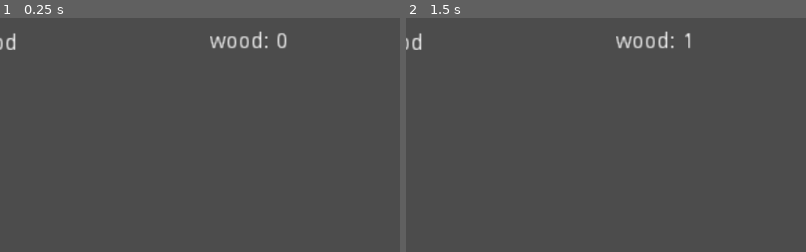
Above: before the commit, frames 1-2 (left to right).
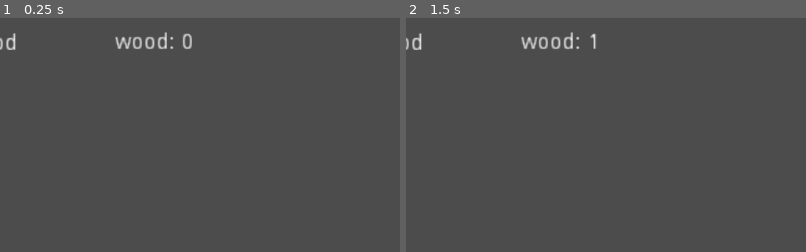
Above: after the commit, the same moments.

Repository: JacoDepa/From-the-Origin
Game: Godot game, scene res://Home.tscn
Same seed, same stepped clock (60 frames per second), same inputs: the game is played once before the commit and once after it. Before the commit the project starts from res://screen1.tscn.
Inputs (mouse positions are % of the whole screen's width and height, from its top left):
- Up to frame 1 (0.25 s): no input
- Up to frame 2 (1.5 s): tap Enter at 0.5 s; move the mouse to (10, 6) at 0.52 s; click (10, 6) at 0.67 s; tap Space at 1.25 s; move the mouse to (30, 55) at 1.27 s; click (30, 55) at 1.42 s
The pictures show only the part of the screen within x 15-65%, y 0-50%; the shares and areas given below are measured in that part.

The runs differ from the first frame. In frame 1, 1.1% of the frame differs, in the area x 28-72%, y 5-14%; in frame 2, 1.0%.

Commit message:
removed pay food and added construction lab on screen

Diff:
--- a/screen1.tscn
+++ b/Home.tscn
@@ -21,8 +21,14 @@
 
 [sub_resource type="RectangleShape2D" id=7]
 
+[sub_resource type="RectangleShape2D" id=8]
+extents = Vector2( 143.254, 31.6895 )
+
 [node name="Node" type="Node"]
 script = ExtResource( 1 )
+__meta__ = {
+"_edit_horizontal_guides_": [ -24.7378 ]
+}
 
 [node name="gather_wood" type="Area2D" parent="."]
 editor/display_folded = true
@@ -43,10 +49,10 @@
 text = "gather wood"
 
 [node name="nwood" type="RichTextLabel" parent="."]
-margin_left = 425.455
-margin_top = 16.5262
-margin_right = 539.455
-margin_bottom = 34.5262
+margin_left = 303.974
+margin_top = 17.8185
+margin_right = 417.974
+margin_bottom = 35.8185
 rect_scale = Vector2( 2, 2 )
 text = "wood: 0"
 
@@ -70,10 +76,10 @@
 shape = SubResource( 2 )
 
 [node name="nstone" type="RichTextLabel" parent="."]
-margin_left = 426.545
-margin_top = 61.9649
-margin_right = 542.545
-margin_bottom = 78.9649
+margin_left = 305.064
+margin_top = 63.2572
+margin_right = 421.064
+margin_bottom = 80.2572
 rect_scale = Vector2( 2, 2 )
 text = "stone: 0"
 
@@ -97,18 +103,18 @@
 text = "build hut (50 wood)"
 
 [node name="nhut" type="RichTextLabel" parent="."]
-margin_left = 426.545
-margin_top = 104.965
-margin_right = 542.545
-margin_bottom = 124.965
+margin_left = 305.064
+margin_top = 106.257
+margin_right = 421.064
+margin_bottom = 126.257
 rect_scale = Vector2( 2, 2 )
 text = "hut: 0"
 
 [node name="npopulation" type="RichTextLabel" parent="."]
-margin_left = 427.0
-margin_top = 145.0
-margin_right = 548.0
-margin_bottom = 164.0
+margin_left = 305.519
+margin_top = 146.292
+margin_right = 426.519
+margin_bottom = 165.292
 rect_scale = Vector2( 2, 2 )
 text = "population : 0"
 
@@ -132,16 +138,16 @@
 text = "gather food"
 
 [node name="nfood" type="RichTextLabel" parent="."]
-margin_left = 426.545
-margin_top = 186.965
-margin_right = 539.545
-margin_bottom = 208.965
+margin_left = 305.064
+margin_top = 188.257
+margin_right = 418.064
+margin_bottom = 210.257
 rect_scale = Vector2( 2, 2 )
 text = "food: 0"
 
 [node name="lumberjack+" type="Area2D" parent="."]
 editor/display_folded = true
-position = Vector2( 961.021, 29.4136 )
+position = Vector2( 734.86, 30.706 )
 __meta__ = {
 "_edit_group_": true
 }
@@ -160,7 +166,7 @@
 
 [node name="lumberjack-" type="Area2D" parent="."]
 editor/display_folded = true
-position = Vector2( 1001.43, 30.0024 )
+position = Vector2( 775.269, 31.2948 )
 __meta__ = {
 "_edit_group_": true
 }
@@ -177,16 +183,16 @@
 text = "_"
 
 [node name="nlumberjack" type="Label" parent="."]
-margin_left = 735.119
-margin_top = 17.6227
-margin_right = 822.119
-margin_bottom = 31.6227
+margin_left = 508.958
+margin_top = 18.9151
+margin_right = 595.958
+margin_bottom = 32.9151
 rect_scale = Vector2( 2, 2 )
 text = "lumberjack: 0"
 
 [node name="stone_gatherer+" type="Area2D" parent="."]
 editor/display_folded = true
-position = Vector2( 969.183, 70.2245 )
+position = Vector2( 743.022, 71.5169 )
 __meta__ = {
 "_edit_group_": true
 }
@@ -205,7 +211,7 @@
 
 [node name="stone_gatherer-" type="Area2D" parent="."]
 editor/display_folded = true
-position = Vector2( 1009.12, 70.0618 )
+position = Vector2( 782.959, 71.3542 )
 __meta__ = {
 "_edit_group_": true
 }
@@ -222,16 +228,16 @@
 text = "_"
 
 [node name="nstone_gatherer" type="Label" parent="."]
-margin_left = 733.759
-margin_top = 59.794
-margin_right = 842.759
-margin_bottom = 73.794
+margin_left = 507.598
+margin_top = 61.0864
+margin_right = 616.598
+margin_bottom = 75.0864
 rect_scale = Vector2( 2, 2 )
 text = "stone gatherer: 0"
 
 [node name="farmer+" type="Area2D" parent="."]
 editor/display_folded = true
-position = Vector2( 889.697, 117.46 )
+position = Vector2( 663.536, 118.752 )
 __meta__ = {
 "_edit_group_": true
 }
@@ -249,7 +255,7 @@
 
 [node name="farmer-" type="Area2D" parent="."]
 editor/display_folded = true
-position = Vector2( 932.346, 117.878 )
+position = Vector2( 706.185, 119.17 )
 __meta__ = {
 "_edit_group_": true
 }
@@ -266,12 +272,32 @@
 text = "_"
 
 [node name="nfarmer" type="RichTextLabel" parent="."]
-margin_left = 734.746
-margin_top = 105.073
-margin_right = 801.746
-margin_bottom = 123.073
+margin_left = 508.585
+margin_top = 106.365
+margin_right = 575.585
+margin_bottom = 124.365
 rect_scale = Vector2( 2, 2 )
 text = "farmer: 0"
+
+[node name="constructionLab" type="Area2D" parent="."]
+editor/display_folded = true
+position = Vector2( 125.386, 216.274 )
+__meta__ = {
+"_edit_group_": true
+}
+
+[node name="CollisionShape2D" type="CollisionShape2D" parent="constructionLab"]
+position = Vector2( 29.1903, 0.663391 )
+shape = SubResource( 8 )
+
+[node name="Label" type="Label" parent="constructionLab"]
+margin_left = -109.464
+margin_top = -27.8635
+margin_right = 28.5363
+margin_bottom = 3.13651
+rect_scale = Vector2( 2, 2 )
+text = "Construction Lab
+(500 wood, 150 stone)"
 
 [connection signal="input_event" from="gather_wood" to="." method="_on_gather_wood_input_event"]
 [connection signal="input_event" from="gather_stone" to="." method="_on_gather_stone_input_event"]
@@ -285,3 +311,4 @@
 [connection signal="input_event" from="stone_gatherer-" to="." method="_on_stone_gatherer_min_input_event"]
 [connection signal="input_event" from="farmer+" to="." method="_on_farmer_input_event"]
 [connection signal="input_event" from="farmer-" to="." method="_on_farmer_min_input_event"]
+[connection signal="input_event" from="constructionLab" to="." method="_on_constructionLab_input_event"]
--- a/project.godot
+++ b/project.godot
@@ -16,7 +16,7 @@
 [application]
 
 config/name="clicker"
-run/main_scene="res://screen1.tscn"
+run/main_scene="res://Home.tscn"
 config/icon="res://icon.png"
 
 [input]
--- a/test.gd
+++ b/test.gd
@@ -21,10 +21,12 @@
 onready var can_gather_stone = true
 onready var can_gather_food = true
 
+"""
 #food timer
 onready var food_pay_timer = null
-onready var food_pay_delay = 2500
+onready var food_pay_delay = 10
 onready var time_to_pay_food = true
+"""
 
 #Buttons
 onready var gather_stone = get_node("gather_stone")
@@ -56,6 +58,8 @@
 onready var farmer_min = get_node("farmer-")
 onready var nfarmer = get_node("nfarmer")
 
+#Buildings
+onready var construction_lab = get_node("constructionLab")
 
 func _ready():
 
@@ -80,12 +84,14 @@
 	timerFood.connect("timeout", self, "on_timeout_complete_food")
 	add_child(timerFood)
 
+	"""
 	#time to pay food timer
 	food_pay_timer = Timer.new()
 	food_pay_timer.set_one_shot(true)
 	food_pay_timer.set_wait_time(food_pay_delay)
 	food_pay_timer.connect("time_to_pay_food", self, "time_to_pay_food")
 	add_child(food_pay_timer)
+	"""
 
 	#makes works and workes num non visible
 	lumberjack_plus.visible = false
@@ -111,15 +117,20 @@
 	num_lumberjack.visible = false
 	num_stone_gatherer.visible = false
 	num_farmer.visible = false
+
+	#makes buildings non visible
+	construction_lab.visible = false
+
+
 	pass
 
 
-
+"""
 #activate time to pay food
 func time_to_pay_food():
 	time_to_pay_food = true
 	auto_pay_food()
-
+"""
 
 
 #activate wood auto gather
@@ -155,10 +166,16 @@
 	#make buttons visible when wood >= 20
 	if wood >= 20:
 		gather_stone.visible = true
+		num_stone.visible = true
+	if wood >= 50:
 		build_hut.visible = true
-		num_stone.visible = true
 		num_pop.visible = true
 		num_hut.visible = true
+
+	#makes buildings visible
+	if stone >= 75 and wood >= 150:
+		construction_lab.visible = true
+
 	pass # Replace with function body.
 
 
@@ -170,6 +187,10 @@
 		if event.is_pressed():
 			stone += 1
 			num_stone.text = str("stone: ", stone)
+
+	#makes buildings visible
+	if stone >= 75 and wood >= 150:
+		construction_lab.visible = true
 
 	pass # Replace with function body.
 
@@ -228,7 +249,11 @@
 			food += 1
 			num_food.text = str("food: ", food)
 
-	auto_pay_food()
+	#makes buildings visible
+	if stone >= 75 and wood >= 150:
+		construction_lab.visible = true
+
+	#auto_pay_food()
 	pass # Replace with function body.
 
 
@@ -371,6 +396,7 @@
 
 
 
+"""
 #automatically subtruct 10 food per hut every 2.5 min
 func auto_pay_food():
 	if hut > 0:
@@ -399,3 +425,27 @@
 				elif random_num > 10:
 					farmer -= 1
 					num_farmer.text = str("farmer: ", farmer)
+
+				else:
+					pass
+			else:
+				pass
+		else:
+			pass
+	else:
+		pass
+"""
+
+func _on_constructionLab_input_event(viewport, event, shape_idx):
+	#unlock constructio lab
+	if event is InputEvent:
+		if event.is_pressed():
+			if wood >= 500 and stone >= 150:
+				wood -= 500
+				num_wood.text = str("wood: ", wood)
+				stone -= 150
+				num_stone.text = str("stone: ", stone)
+				get_node("constructionLab/Label").text = str("Construction Lab")
+
+
+	pass # Replace with function body.
Not shown: 1 places in Home.tscn that only renumber resources
